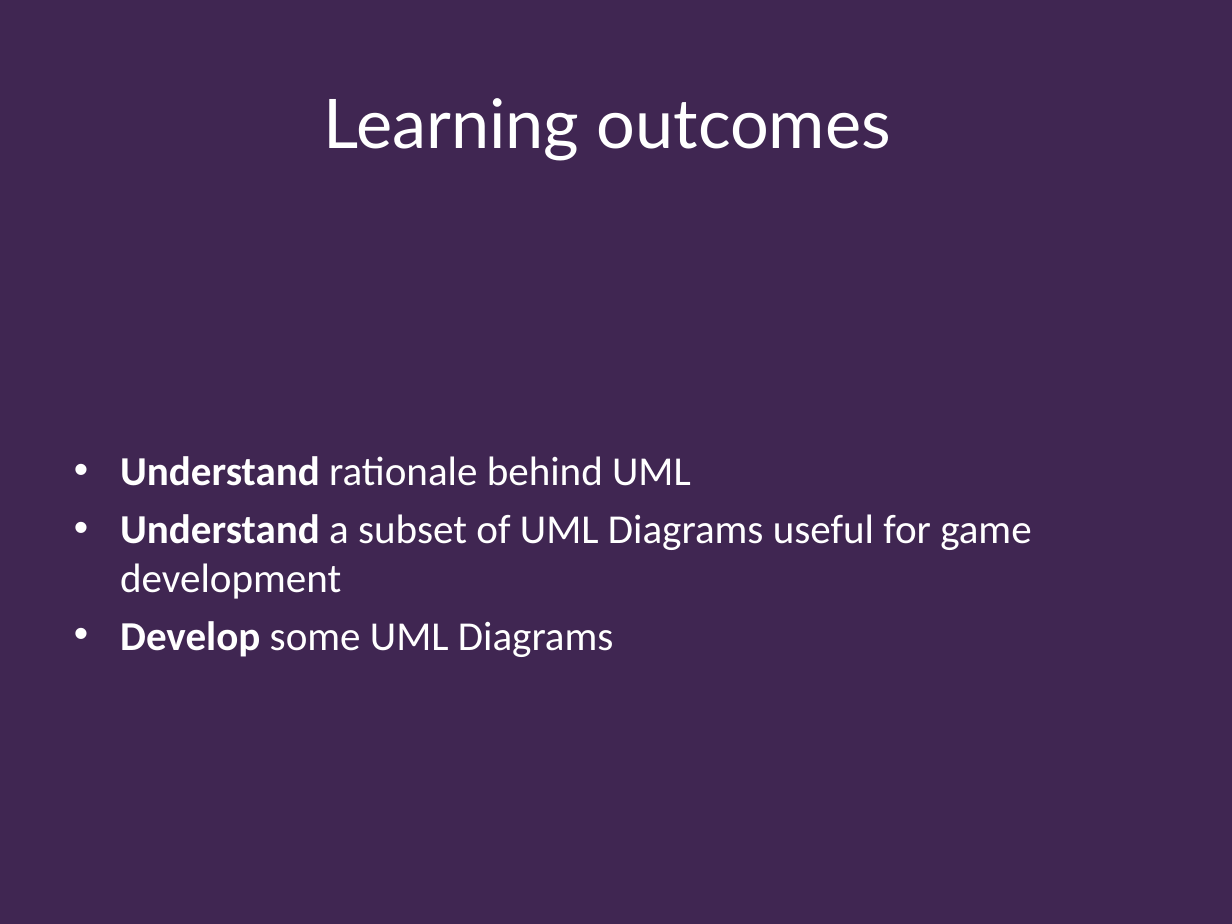
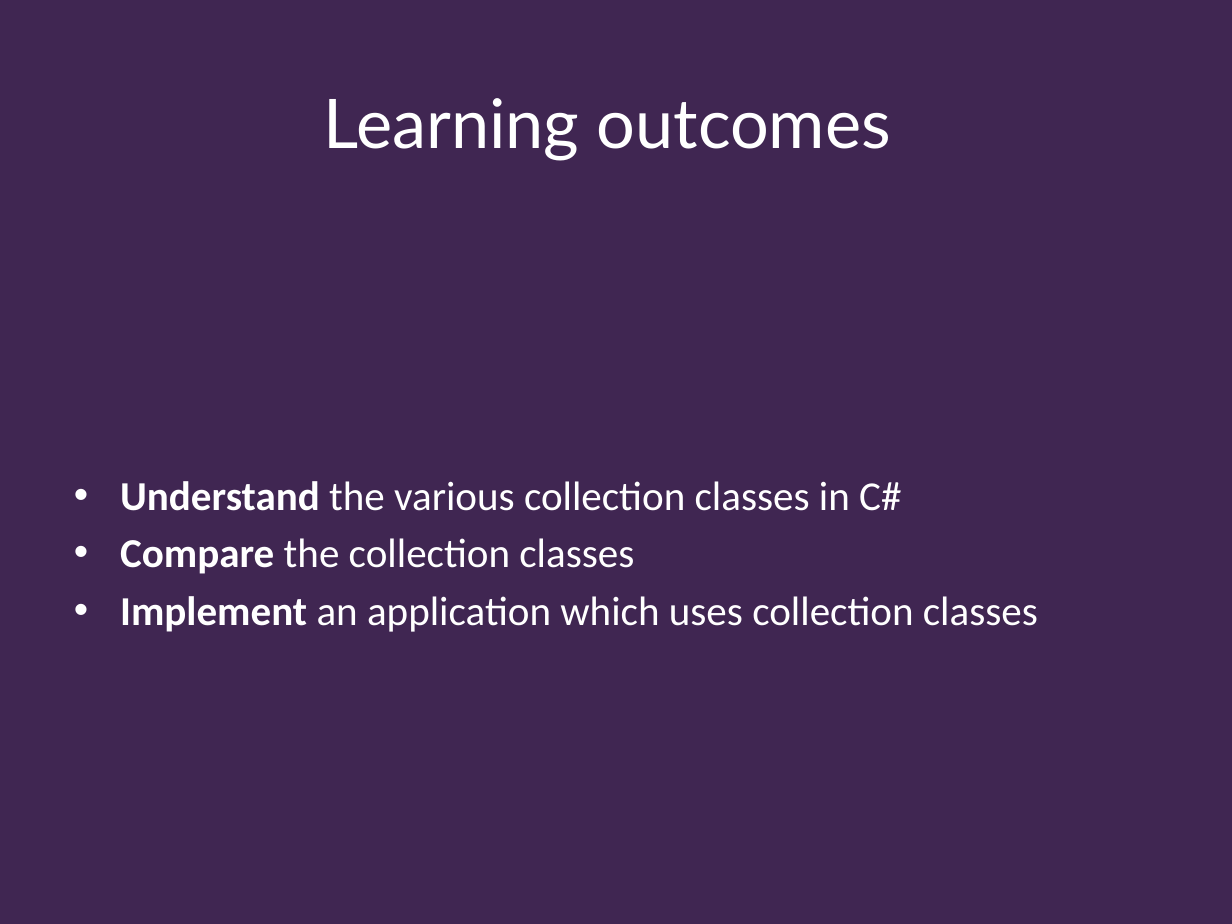
Before and after one commit to Falmouth-Games-Academy/bsc-course-materials, a slide deck: slide 3 of COMP140/05/2019-20-COMP140-05-lecture.pptx. Drawn at 1232x924 pixels with LibreOffice and Linux fonts; fonts in the diff are those of the drawing; background and template pictures are left out. Boxes give left, top, right and bottom in pixels: in the first picture for what was removed or moved away, otherwise in the second. Text is boxed around its words. In the diff, an @@ line names an element or a change of style, - is before the commit and + after.

```diff
--- a/COMP140/05/2019-20-COMP140-05-lecture.pptx
+++ b/COMP140/05/2019-20-COMP140-05-lecture.pptx
@@ text at [120,481,1038,632]: text changed @@
-• Understand rationale behind UML
-• Understand a subset of UML Diagrams useful for game development
-• Develop some UML Diagrams
+• Understand the various collection classes in C#
+• Compare the collection classes
+• Implement an application which uses collection classes
```
Also in this commit, not shown: 3 other slides changed, 1 slide added, 29 slides removed, 24 other files.
